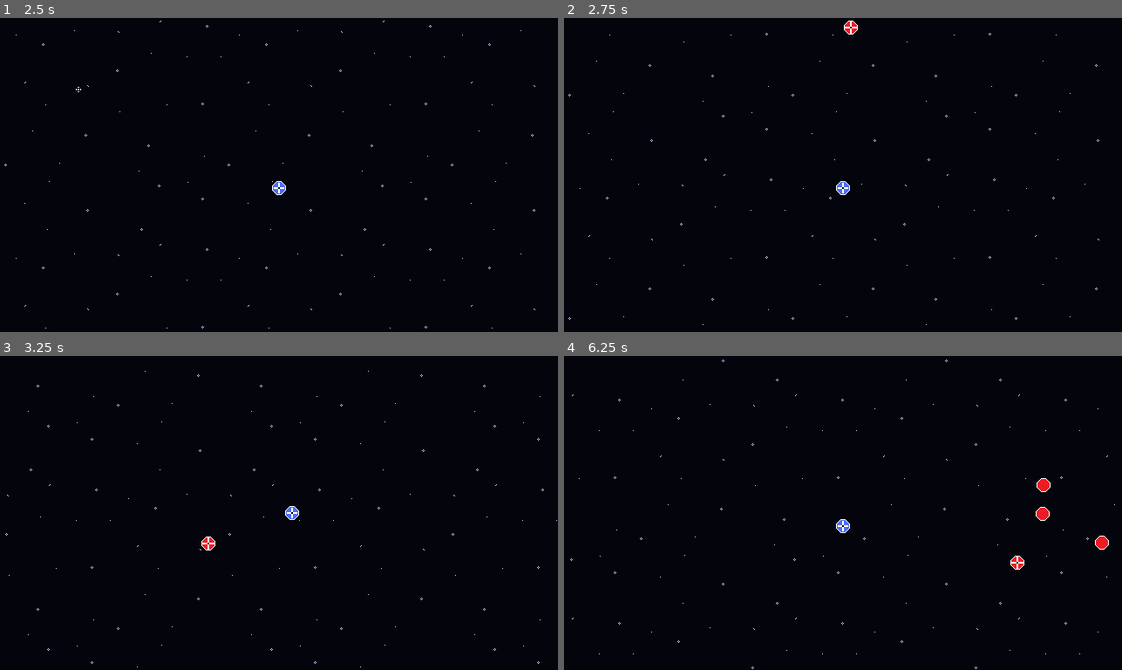
Above: before the commit, frames 1-4 (two rows, left to right).
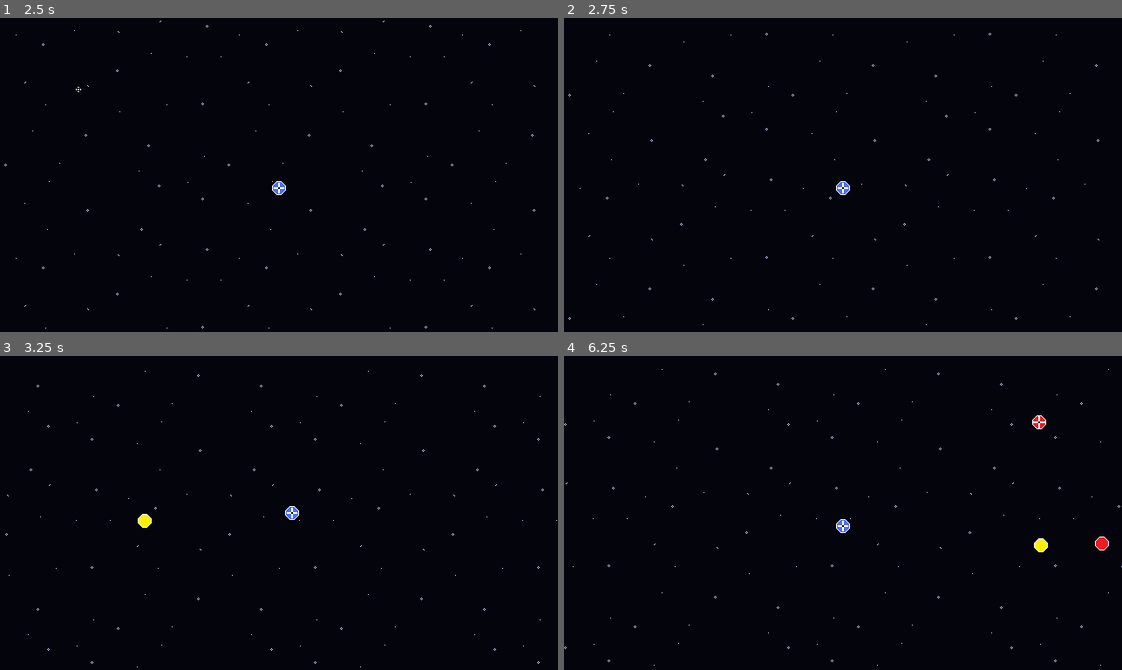
Above: after the commit, the same moments.

Repository: WinterAtne/Game-Jam
Game: Godot game, scene res://scenes/main.tscn
The game is run twice, just before and just after one commit, with the same random seed, the same clock (stepped at 60 frames per second) and the same inputs.
Inputs (mouse positions are in pixels of both pictures, inside the frame that each line leads up to):
- Up to frame 1 (2.5 s): click "Start" at 0.5 s; tap Enter at 1.25 s; move the mouse to (401, 159) at 1.27 s; hold D (right) 1.28-2.03 s; click (401, 159) at 1.35 s; move the mouse to (167, 190) at 2.02 s; hold Down (down) from 2.03 s (still down); click (167, 190) at 2.1 s
- Up to frame 2 (2.75 s): keep holding Down (down)
- Up to frame 3 (3.25 s): move the mouse to (334, 443) at 2.77 s; release Down (down) at 2.78 s; hold D (right) from 2.78 s (still down); click (334, 443) at 2.85 s
- Up to frame 4 (6.25 s): move the mouse to (815, 575) at 3.52 s; release D (right) at 3.53 s; hold W (up) 3.53-4.28 s; click (815, 575) at 3.6 s; move the mouse to (1010, 560) at 4.27 s; hold A (left) 4.28-5.78 s; click (1010, 560) at 4.35 s; move the mouse to (675, 465) at 5.02 s; click (675, 465) at 5.1 s; move the mouse to (870, 513) at 5.77 s; hold Down (down) from 5.78 s (still down); click (870, 513) at 5.85 s

Frame 1 is identical in both runs. In frame 2, less than 0.1% of the frame differs, in the area x 50-53%, y 0-6%; in frame 3, 0.2%; in frame 4, 0.7%, in the area x 0-100%, y 1-100%.

Commit message:
Fixed targeting bug, where the player's velocity was added to the target direction, rather than having the direction be calculated with it

Diff:
--- a/asssets/enemies/chaser.tres
+++ b/asssets/enemies/chaser.tres
@@ -5,9 +5,11 @@
 
 [resource]
 script = ExtResource("1_8h5a0")
+max_health = 1
+knockback = 1250.0
 speed = 300.0
 acceloration = 350.0
 change_direction = 2.0
-lead_by = 1.0
+lead_by = 0.0
 coherence_ratio = 0.5
 sprite = ExtResource("2_ofhcw")
--- a/asssets/enemies/enemy_type.gd
+++ b/asssets/enemies/enemy_type.gd
@@ -1,6 +1,8 @@
 class_name EnemyType
 extends Resource
 
+@export var max_health : int = 1
+@export var knockback : float = 1250
 @export var speed : float = 300
 @export var acceloration : float = 300
 @export var change_direction : float = 4
--- /dev/null
+++ b/asssets/enemies/follower.tres
@@ -0,0 +1,15 @@
+[gd_resource type="Resource" script_class="EnemyType" load_steps=3 format=3 uid="uid://ddte60hu2iyf0"]
+
+[ext_resource type="Script" path="res://asssets/enemies/enemy_type.gd" id="1_anxhq"]
+[ext_resource type="Texture2D" uid="uid://c68mfkbfv2jay" path="res://asssets/tmp_follower_sprite.png" id="2_qsatk"]
+
+[resource]
+script = ExtResource("1_anxhq")
+max_health = 2
+knockback = 1250.0
+speed = 600.0
+acceloration = 1200.0
+change_direction = 0.75
+lead_by = -0.25
+coherence_ratio = 0.5
+sprite = ExtResource("2_qsatk")
--- a/asssets/enemies/leader.tres
+++ b/asssets/enemies/leader.tres
@@ -5,9 +5,11 @@
 
 [resource]
 script = ExtResource("1_lfp5n")
+max_health = 1
+knockback = 1250.0
 speed = 500.0
 acceloration = 600.0
 change_direction = 1.0
-lead_by = 2.0
+lead_by = 0.25
 coherence_ratio = 0.5
 sprite = ExtResource("2_sqhrn")
--- a/scenes/enemies/enemy.gd
+++ b/scenes/enemies/enemy.gd
@@ -11,6 +11,9 @@
 
 func _ready() -> void:
 	target = Player.instance
+	%Damageable.max_health = type.max_health
+	%Damageable.current_health = %Damageable.max_health
+	%Damager.knockback = type.knockback
 	%Sprite2D.texture = type.sprite
 
 func _physics_process(delta: float) -> void:
@@ -23,7 +26,8 @@
 		else:
 			coherence += direction / distance
 
-	var target_direction : Vector2 = global_position.direction_to(target.global_position)
+	var target_direction : Vector2 = (
+		global_position.direction_to(target.global_position + (target.velocity * type.lead_by)))
 
 	travel_direction = travel_direction.move_toward(
 		((target_direction * (1 - type.coherence_ratio))
--- a/scenes/enemies/enemy.tscn
+++ b/scenes/enemies/enemy.tscn
@@ -6,14 +6,14 @@
 [ext_resource type="Script" path="res://scenes/damager.gd" id="4_vv03q"]
 [ext_resource type="Script" path="res://scenes/enemies/boid_area.gd" id="5_jrwkx"]
 
+[sub_resource type="CircleShape2D" id="CircleShape2D_v5cr7"]
+radius = 7.07107
+
 [sub_resource type="CircleShape2D" id="CircleShape2D_75d73"]
 radius = 9.0
 
 [sub_resource type="CircleShape2D" id="CircleShape2D_bxyin"]
 radius = 8.0
-
-[sub_resource type="CircleShape2D" id="CircleShape2D_v5cr7"]
-radius = 7.07107
 
 [sub_resource type="CircleShape2D" id="CircleShape2D_8h046"]
 radius = 70.0071
@@ -23,28 +23,28 @@
 collision_mask = 0
 script = ExtResource("1_qib4t")
 
+[node name="Sprite2D" type="Sprite2D" parent="."]
+unique_name_in_owner = true
+texture = ExtResource("3_ylsbd")
+
+[node name="CollisionShape2D" type="CollisionShape2D" parent="."]
+shape = SubResource("CircleShape2D_v5cr7")
+
 [node name="Damageable" type="Area2D" parent="."]
+unique_name_in_owner = true
 script = ExtResource("1_4gxbq")
-max_health = 2
 
 [node name="CollisionShape2D" type="CollisionShape2D" parent="Damageable"]
 shape = SubResource("CircleShape2D_75d73")
 
-[node name="Sprite2D" type="Sprite2D" parent="."]
+[node name="Damager" type="Area2D" parent="."]
 unique_name_in_owner = true
-texture = ExtResource("3_ylsbd")
-
-[node name="Damager" type="Area2D" parent="."]
 collision_layer = 32768
 collision_mask = 32768
 script = ExtResource("4_vv03q")
-knockback = 2000.0
 
 [node name="CollisionShape2D" type="CollisionShape2D" parent="Damager"]
 shape = SubResource("CircleShape2D_bxyin")
-
-[node name="CollisionShape2D" type="CollisionShape2D" parent="."]
-shape = SubResource("CircleShape2D_v5cr7")
 
 [node name="BoidArea" type="Area2D" parent="."]
 script = ExtResource("5_jrwkx")
--- a/scenes/level.tscn
+++ b/scenes/level.tscn
@@ -7,11 +7,12 @@
 [ext_resource type="Resource" uid="uid://4ekfeluxrnkf" path="res://asssets/enemies/chaser.tres" id="4_5aby5"]
 [ext_resource type="Texture2D" uid="uid://cmco2nuejtaka" path="res://asssets/tmp_stary_background.png" id="4_fl1cp"]
 [ext_resource type="Resource" uid="uid://bo7e2x4b8lhd7" path="res://asssets/enemies/leader.tres" id="5_850gv"]
+[ext_resource type="Resource" uid="uid://ddte60hu2iyf0" path="res://asssets/enemies/follower.tres" id="6_k7eys"]
 
 [node name="Level" type="Node2D"]
 script = ExtResource("1_8rgm8")
 enemy_template = ExtResource("2_yo8rh")
-enemy_types = Array[ExtResource("2_mrpoq")]([ExtResource("4_5aby5"), ExtResource("5_850gv")])
+enemy_types = Array[ExtResource("2_mrpoq")]([ExtResource("4_5aby5"), ExtResource("5_850gv"), ExtResource("6_k7eys")])
 enemy_spawn_dinstance = 400
 
 [node name="Player" parent="." instance=ExtResource("1_gxo64")]
--- a/scenes/player.gd
+++ b/scenes/player.gd
@@ -6,7 +6,7 @@
 
 const SPEED = 320.0
 const UNLOCK_MOVEMENT_UNDER_KNOCKBACK = 100
-const knockback_resistance = 100
+const knockback_resistance = 60
 
 static var instance : Player = null
 
--- a/scenes/player.tscn
+++ b/scenes/player.tscn
@@ -32,8 +32,8 @@
 collision_layer = 32768
 collision_mask = 32768
 script = ExtResource("4_s10mj")
-invulnerable_time = 0.5
-max_health = 5
+invulnerable_time = 0.75
+max_health = 2000
 
 [node name="CollisionShape2D" type="CollisionShape2D" parent="Damageable"]
 shape = SubResource("CircleShape2D_37oti")
Binary file added: asssets/tmp_follower_sprite.png
Not shown, added: asssets/tmp_follower_sprite.png.import
Not shown: 1 places in scenes/level.tscn that only renumber resources
